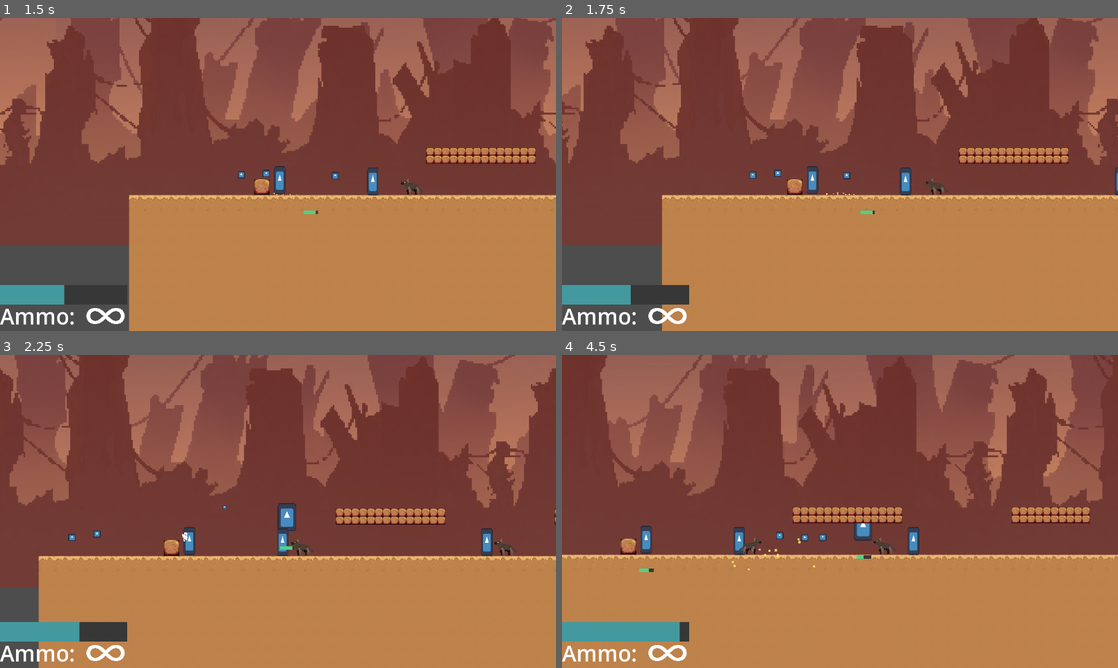
Above: before the commit, frames 1-4 (two rows, left to right).
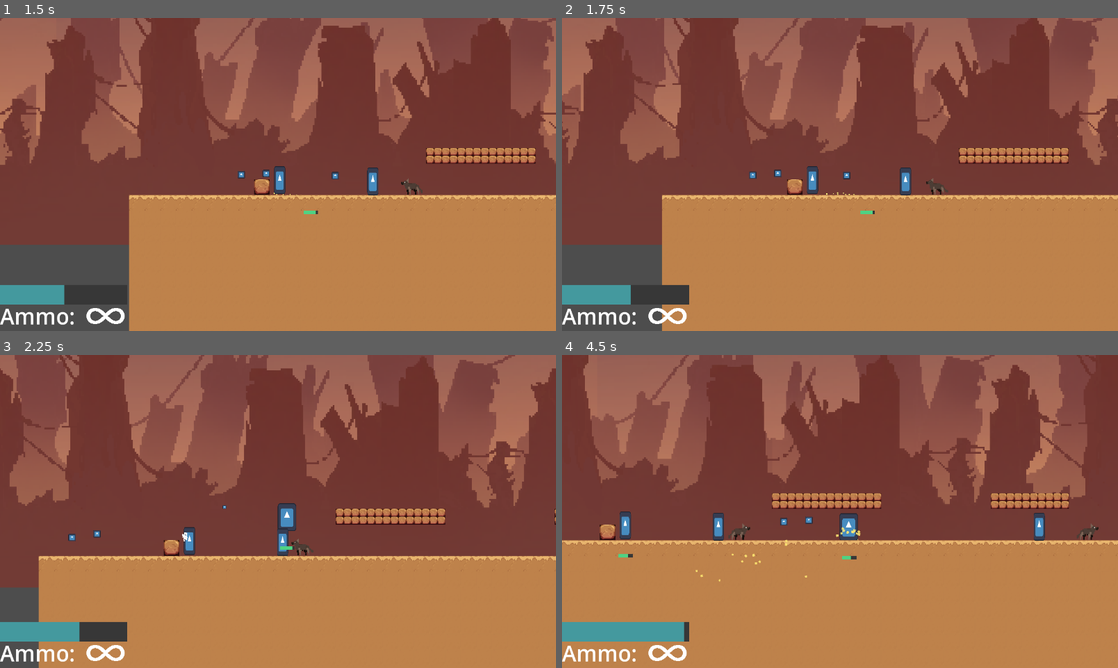
Above: after the commit, the same moments.

Repository: dzfrias/gladiator
Game: Godot game, scene res://scenes/level_playtest.tscn
The game is run twice, just before and just after one commit, with the same random seed, the same clock (stepped at 60 frames per second) and the same inputs. This scene is started directly instead of the project's main scene. The engine's default icon, where the game draws it, is replaced by a stand-in: a white triangle on a blue panel in a dark square. Sound files missing from this copy of the repository are replaced by a short silence.
Inputs (mouse positions are in pixels of both pictures, inside the frame that each line leads up to):
- Up to frame 1 (1.5 s): move the mouse to (111, 315) at 0.52 s; hold S (burrow) 0.53-1.28 s; hold D (right) from 0.53 s (still down); tap Space (jump) at 0.77, 1.07 s; move the mouse to (166, 190) at 1.27 s; tap Shift (fallthrough) at 1.35 s
- Up to frame 2 (1.75 s): keep holding D (right); tap Space (jump) at 1.52 s
- Up to frame 3 (2.25 s): tap Space (jump) at 1.82 s; move the mouse to (333, 442) at 2.02 s; release D (right) at 2.03 s; press the mouse at (333, 442) at 2.03 s; hold A (left) from 2.03 s (still down)
- Up to frame 4 (4.5 s): move the mouse to (812, 574) at 2.77 s; release A (left) at 2.78 s; release the mouse at (812, 574) at 2.78 s; hold D (right) 2.78-4.28 s; tap I (interact) at 2.85 s; tap Space (jump) at 3.02, 3.32, 3.77, 4.07 s; move the mouse to (1006, 558) at 3.52 s; hold S (burrow) 3.53-4.28 s; move the mouse to (673, 464) at 4.27 s; hold A (left) from 4.28 s (still down); tap Shift (fallthrough) at 4.35 s

Frame 1 is identical in both runs. In frame 2, less than 0.1% of the frame differs, in the area x 99-100%, y 47-57%; in frame 3, 0.3%; in frame 4, 24%, in the area x 0-100%, y 0-92%.

Commit message:
add notify depth

Diff:
--- a/scripts/enemies/idle_shooter.gd
+++ b/scripts/enemies/idle_shooter.gd
@@ -4,6 +4,7 @@
 @export var idle_time: float = 1
 @export var impact_particle_prefab: PackedScene
 @export var y_attack_cutoff = 50
+@export var notify_depth = 2
 
 @onready var weapon: Weapon = $Weapon
 @onready var detection_zone = $DetectionZone
@@ -62,14 +63,15 @@
 				elif has_box and _is_box_inbetween():
 					_hide()
 
-func notify() -> void:
-	for body in $NotifyZone.get_overlapping_bodies():
-		if body == self:
-			continue
-		body.notify()
+func notify(depth: int) -> void:
+	if depth > 0:
+		for body in $NotifyZone.get_overlapping_bodies():
+			if body == self:
+				continue
+			body.notify(depth - 1)
 
 func _shoot() -> void:
-	notify()
+	notify(notify_depth)
 	_state = State.SHOOTING
 	await get_tree().create_timer(prepare_attack_time).timeout
 	while weapon.ammo > 0:
--- a/scripts/follow_enemy.gd
+++ b/scripts/follow_enemy.gd
@@ -6,6 +6,7 @@
 @export var jump_follow_cooldown: float = 0.0
 @export var impact_particle_prefab: PackedScene
 @export var patrol_speed = 50
+@export var notify_depth = 2
 @export_range(0.5, 8, 0.1) var min_move_time := 2
 @export_range(0.5, 8, 0.1) var max_move_time := 5
 @export_range(0.5, 8, 0.1) var min_idle_time := 2
@@ -81,14 +82,15 @@
 
 	move_and_slide()
 
-func notify() -> void:
+func notify(depth: int) -> void:
 	if _tracking != null:
 		return
 	_tracking = Player.Instance
 	if _state == State.IDLE or _state == State.PATROL:
 		_state = State.TRACKING
-	for body in $NotifyZone.get_overlapping_bodies():
-		body.notify()
+	if depth > 0:
+		for body in $NotifyZone.get_overlapping_bodies():
+			body.notify(depth - 1)
 
 func _attack() -> void:
 	pass
@@ -113,7 +115,7 @@
 
 func _on_detection_zone_body_entered(body: Node2D) -> void:
 	if body is Player:
-		notify()
+		notify(notify_depth)
 
 func _on_detection_zone_body_exited(_body: Node2D) -> void:
 	pass
@@ -126,7 +128,7 @@
 	impact_particles.emitting = true
 
 	if _tracking == null:
-		notify()
+		notify(notify_depth)
 
 func _on_health_died() -> void:
 	queue_free()
